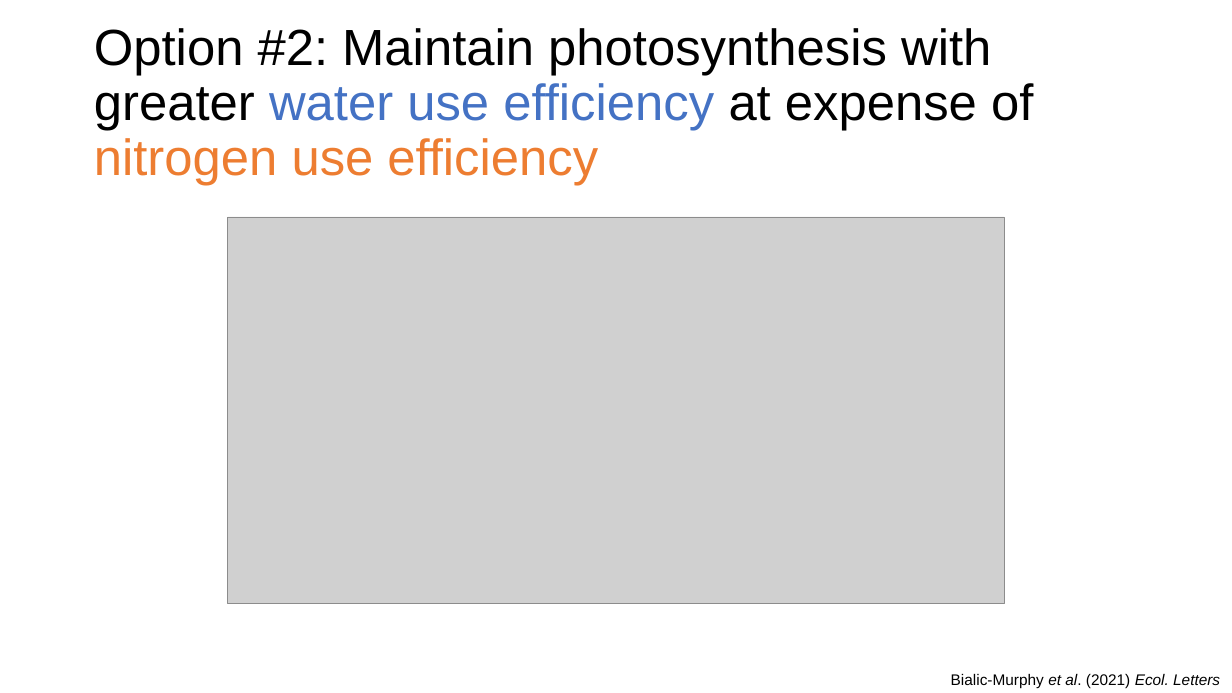
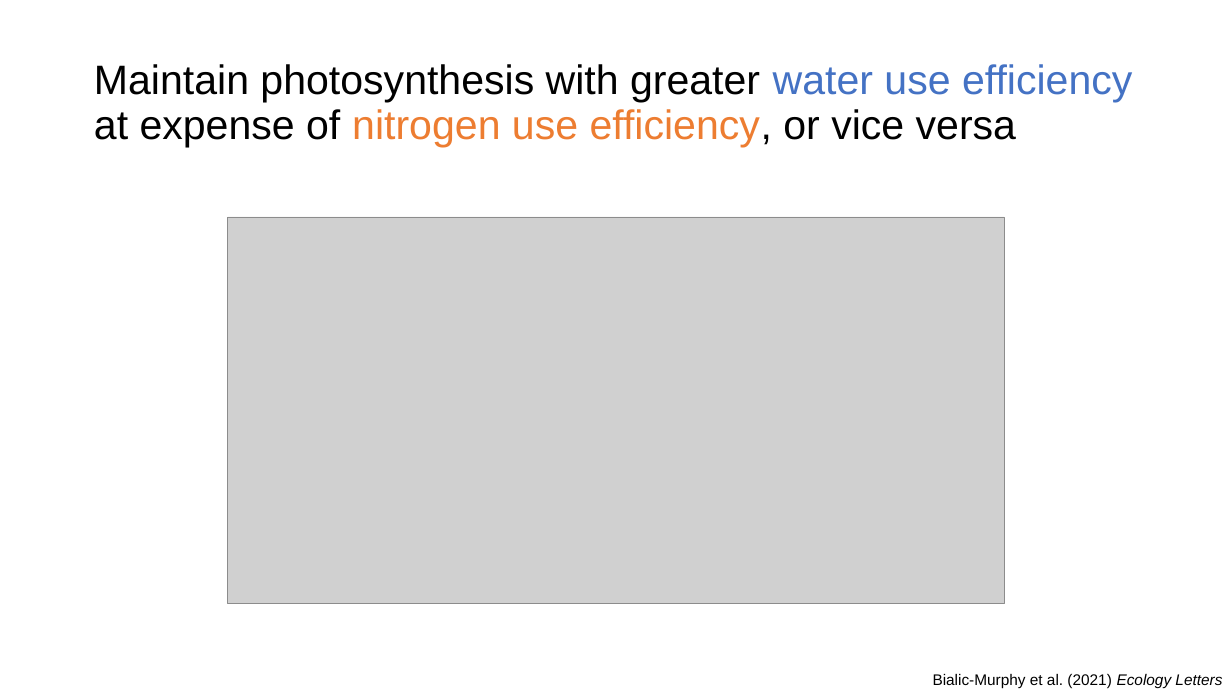
Before and after one commit to eaperkowski/conferences, a slide deck: slide 5 of lemontree_wg/Perkowski_2022_NxCO2.pptx (slide 3 before the commit). Drawn at 1232x693 pixels with LibreOffice and Linux fonts; fonts in the diff are those of the drawing; grey boxes stand for pictures. Boxes give left, top, right and bottom in pixels: in the first picture for what was removed or moved away, otherwise in the second. Text is boxed around its words. In the diff, an @@ line names an element or a change of style, - is before the commit and + after.

```diff
--- a/lemontree_wg/Perkowski_2022_NxCO2.pptx
+++ b/lemontree_wg/Perkowski_2022_NxCO2.pptx
@@ title at [94,64,1132,147]: text changed; size 39.6 to 32 pt @@
-Option #2: Maintain photosynthesis with greater water use efficiency at expense of nitrogen use efficiency
+Maintain photosynthesis with greater water use efficiency at expense of nitrogen use efficiency, or vice versa
@@ text at [933,674,1222,689]: text changed @@
-Bialic-Murphy et al. (2021) Ecol. Letters
+Bialic-Murphy et al. (2021) Ecology Letters
```
Also in this commit, not shown: 20 other slides changed, 6 slides added, 1 slide removed, 2 other files.
